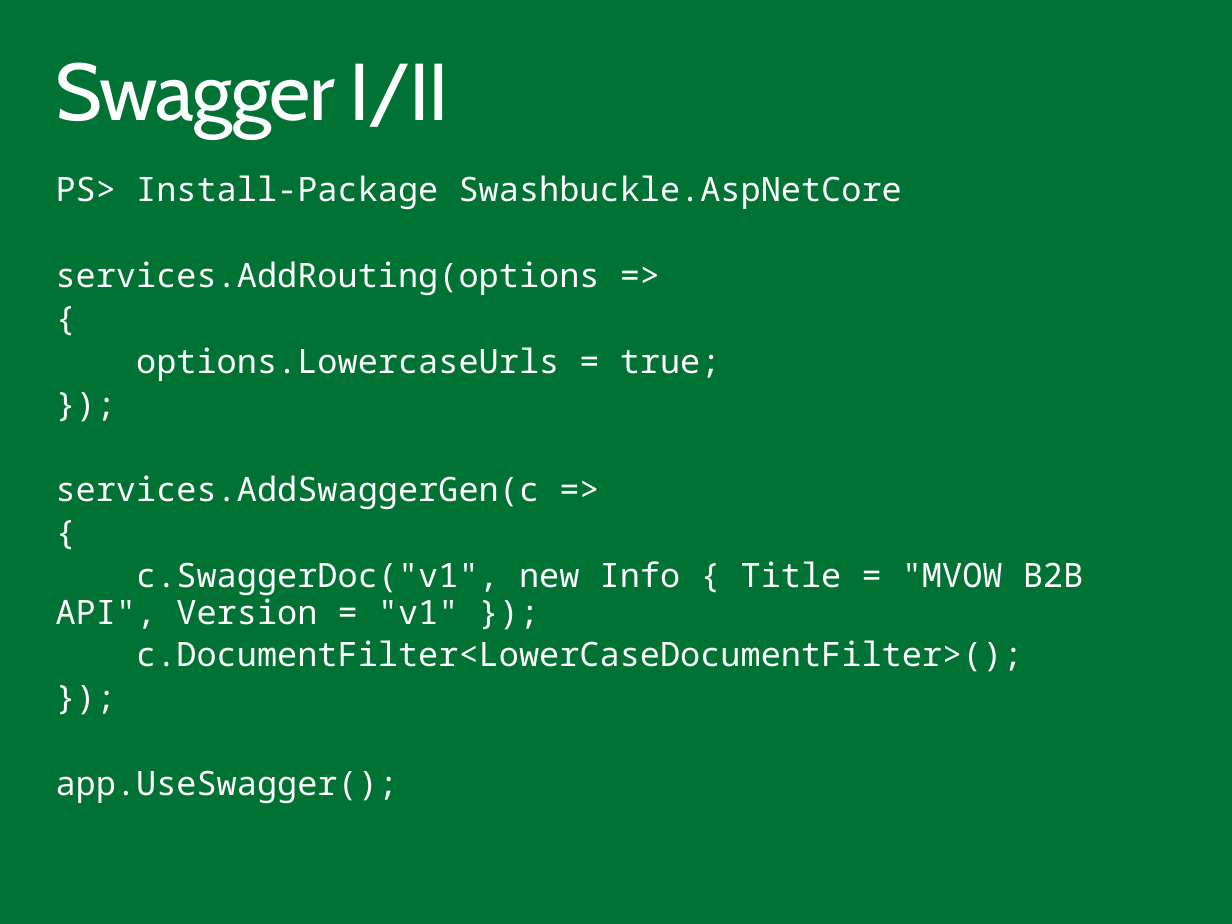
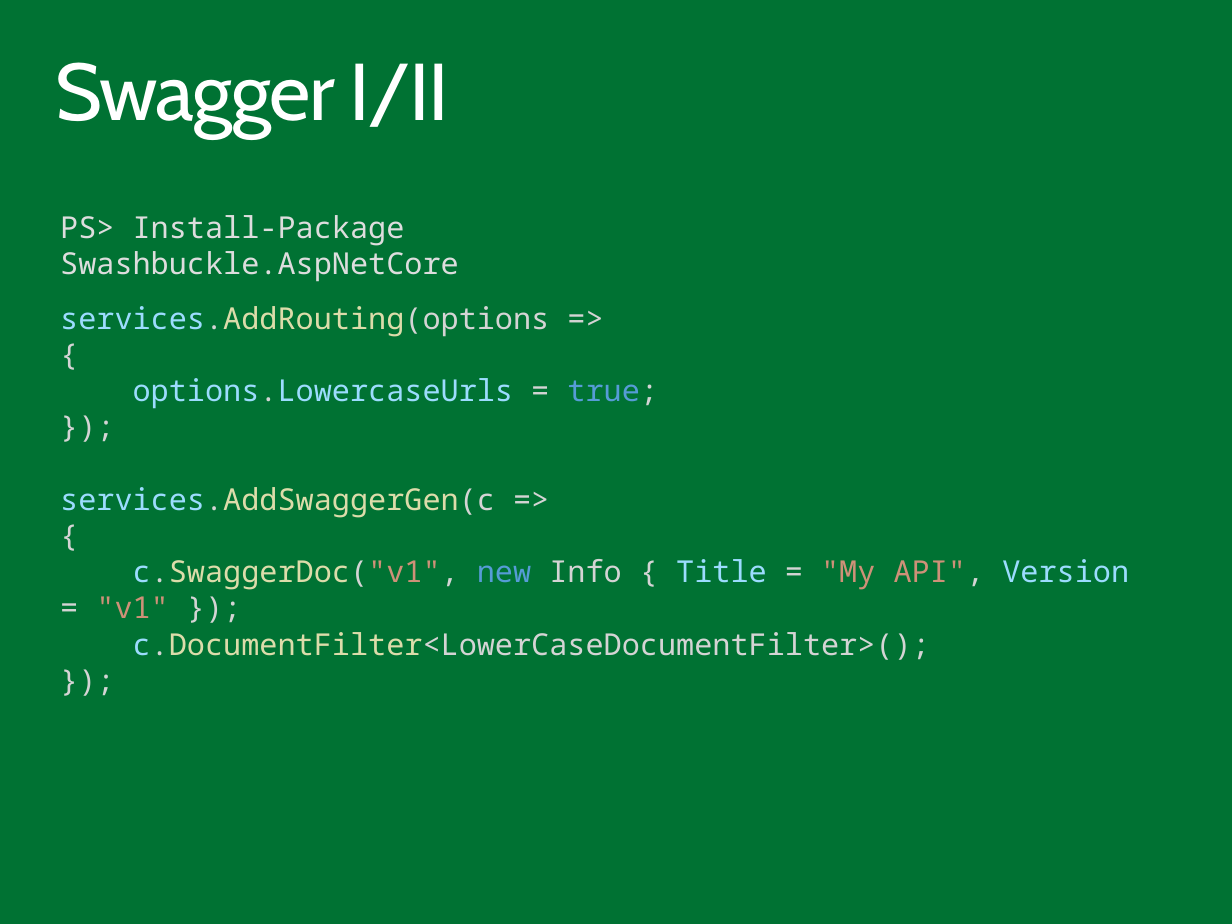
Before and after one commit to ondfisk/BDSA2017, a slide deck: slide 7 of Slides/Lecture10 - Apps part II.pptx. Drawn at 1232x924 pixels with LibreOffice and Linux fonts; fonts in the diff are those of the drawing. Boxes give left, top, right and bottom in pixels: in the first picture for what was removed or moved away, otherwise in the second. Text is boxed around its words. In the diff, an @@ line names an element or a change of style, - is before the commit and + after.

```diff
--- a/Slides/Lecture10 - Apps part II.pptx
+++ b/Slides/Lecture10 - Apps part II.pptx
@@ text at (56,175,902,210): paragraph removed @@
-PS> Install-Package Swashbuckle.AspNetCore
@@ text added at (60,215,459,282), 18 pt, text #DDDDDD @@
+PS> Install-Package Swashbuckle.AspNetCore
@@ text "services.AddRouting(options =>": place and size @@
-text "services.AddRouting(options =>" at (56,175,1083,804)
+text "services.AddRouting(options =>" at (60,306,1129,660)
@@ text at (60,306,930,660): size 20 to 18 pt, text colour #FFFFFF to #D4D4D4 in "services.AddRouting(options =>", "{", "options.LowercaseUrls = true;", "});" and 4 more places; text colour #FFFFFF to #9CDCFE in "services.AddRouting(options", "options.LowercaseUrls", "services.AddSwaggerGen(c", "c.DocumentFilter<LowerCaseDocumentFilter>();"; text colour #FFFFFF to #DCDCAA in "services.AddRouting(options", "services.AddSwaggerGen(c", "c.DocumentFilter<LowerCaseDocumentFilter>();"; text colour #FFFFFF to #569CD6 in "true;"; line spacing 0.9 to 1; less space between paragraphs @@
@@ text at (96,559,1129,618): text changed; size 20 to 18 pt; text colour #FFFFFF to #CE9178 @@
-c.SwaggerDoc("v1", new Info { Title = "MVOW B2B API", Version = "v1" });
+c.SwaggerDoc("v1", new Info { Title = "My API", Version = "v1" });
@@ text at (56,770,399,804): paragraph removed @@
-app.UseSwagger();
```
Also in this commit, not shown: 5 other slides changed, 1 slide added, 1 other file.
